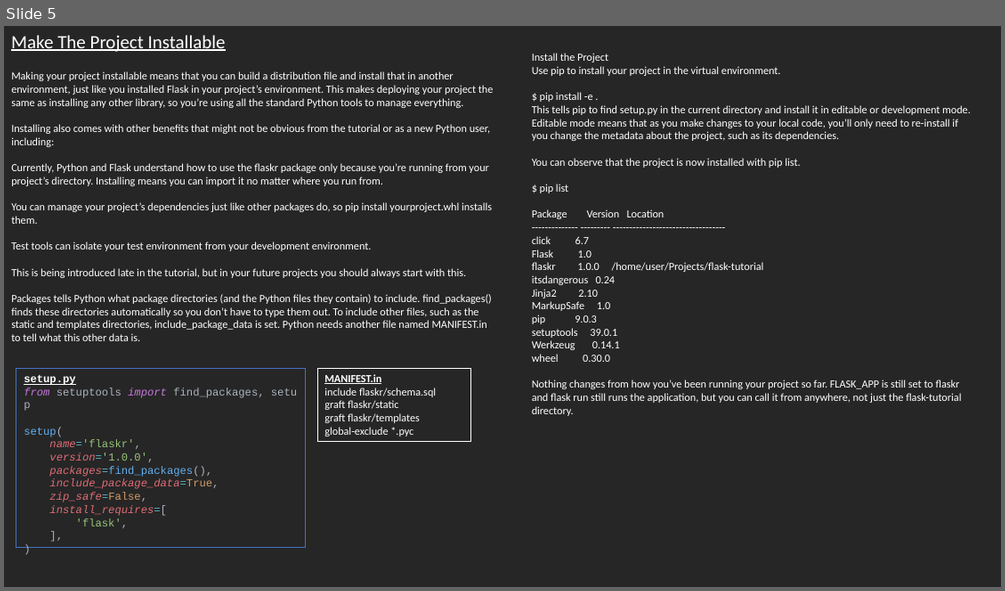
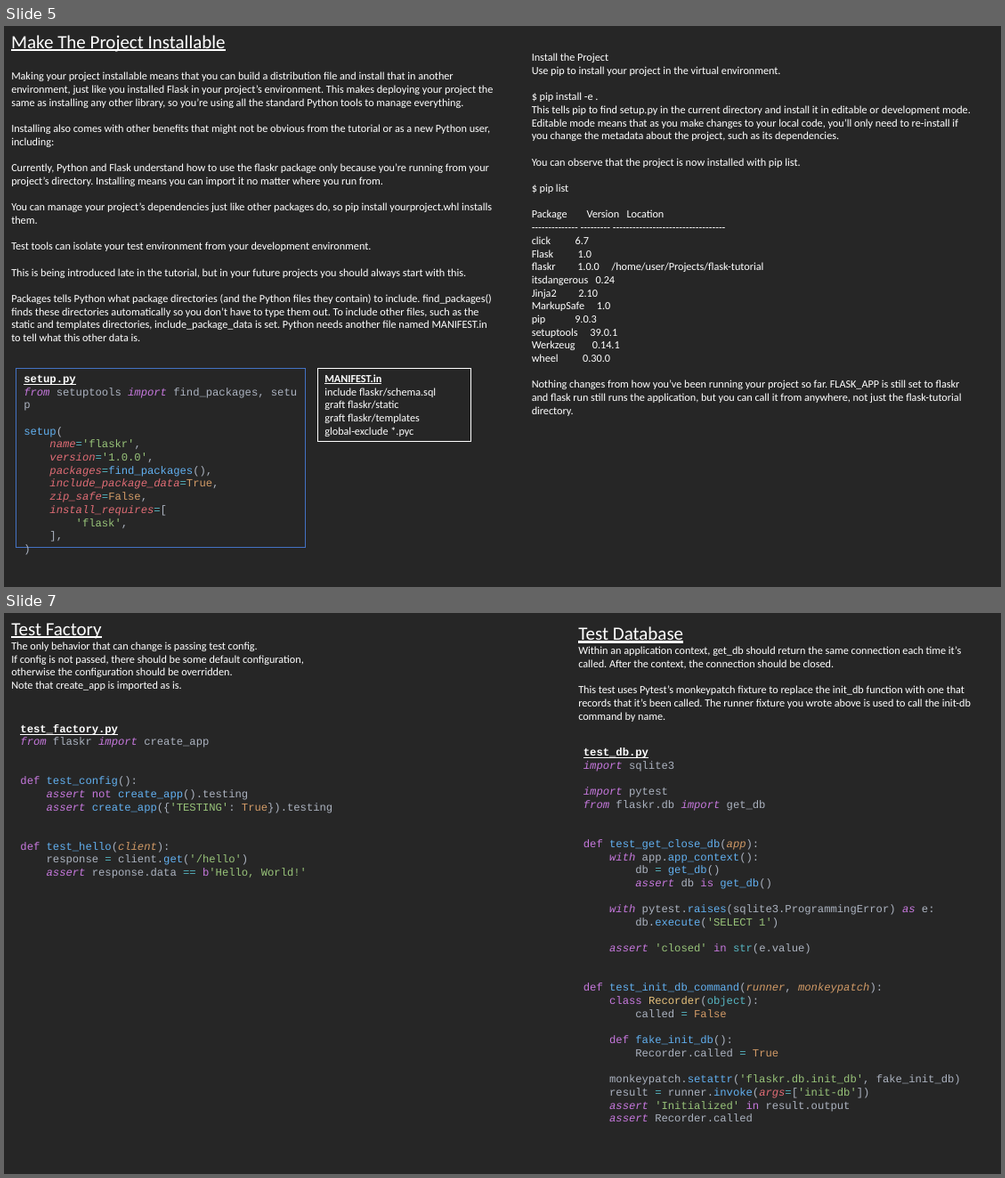
Before and after one commit to danhagg/notes, a slide deck: Flask/FlaskPallets_Tutorial.pptx. Shown one above the other, each under a label of ours: slide 5 before the commit, slides 5 and 7 after it; the slides between them are not shown. The pictures are 1005x591 and 1005x1178 pixels, drawn with LibreOffice and Linux fonts; fonts in the diff are those of the drawing. Boxes give left, top, right and bottom in pixels: in the first picture for what was removed or moved away, otherwise in the second. Text is boxed around its words. In the diff, an @@ line names an element or a change of style, - is before the commit and + after.

```diff
--- a/Flask/FlaskPallets_Tutorial.pptx
+++ b/Flask/FlaskPallets_Tutorial.pptx
@@ slide 7 added at bbox=[4, 613, 1001, 1174], background #262626 @@
@@ text added at bbox=[11, 623, 304, 690], 10.5 pt, text #FFFFFF @@
+Test Factory
+The only behavior that can change is passing test config.
+If config is not passed, there should be some default configuration, otherwise the configuration should be overridden.
+Note that create_app is imported as is.
@@ text added at bbox=[578, 626, 971, 722], 10.5 pt, text #FFFFFF @@
+Test Database
+Within an application context, get_db should return the same connection each time it’s called. After the context, the connection should be closed.
+This test uses Pytest’s monkeypatch fixture to replace the init_db function with one that records that it’s been called. The runner fixture you wrote above is used to call the init-db command by name.
@@ text added at bbox=[20, 724, 332, 878], 10.5 pt, text #ABB2BF @@
+test_factory.py
+from flaskr import create_app
+def test_config():
+assert not create_app().testing
+assert create_app({'TESTING': True}).testing
+def test_hello(client):
+response = client.get('/hello')
+assert response.data == b'Hello, World!'
@@ text added at bbox=[583, 747, 961, 1121], 10.5 pt, text #ABB2BF @@
+test_db.py
+import sqlite3
+import pytest
+from flaskr.db import get_db
+def test_get_close_db(app):
+with app.app_context():
+db = get_db()
+assert db is get_db()
+with pytest.raises(sqlite3.ProgrammingError) as e:
+db.execute('SELECT 1')
+assert 'closed' in str(e.value)
+def test_init_db_command(runner, monkeypatch):
+class Recorder(object):
+called = False
+def fake_init_db():
+Recorder.called = True
+monkeypatch.setattr('flaskr.db.init_db', fake_init_db)
+result = runner.invoke(args=['init-db'])
+assert 'Initialized' in result.output
+assert Recorder.called
```
Also in this commit, not shown: 8 other slides added, 2 slides removed, 2 other files.
